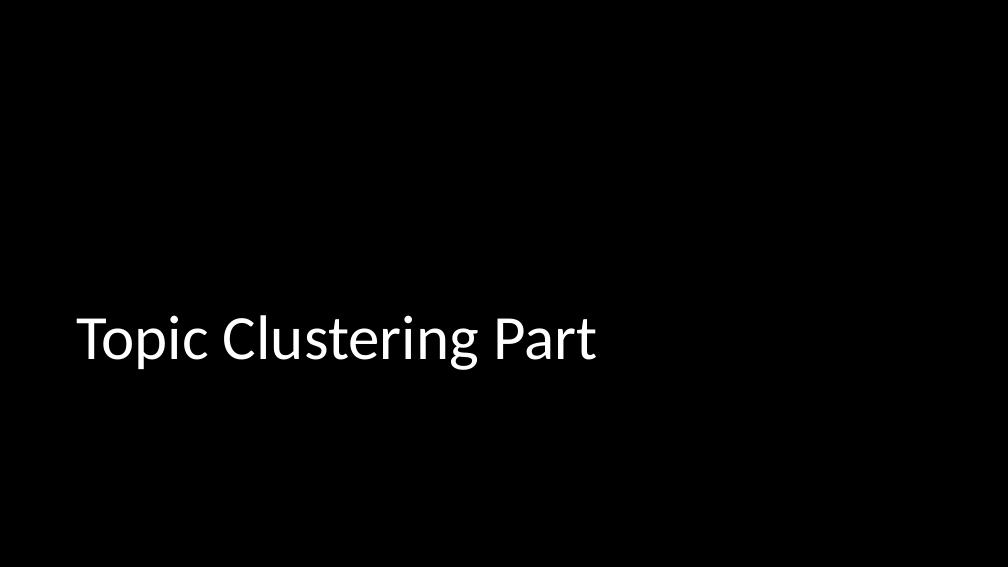
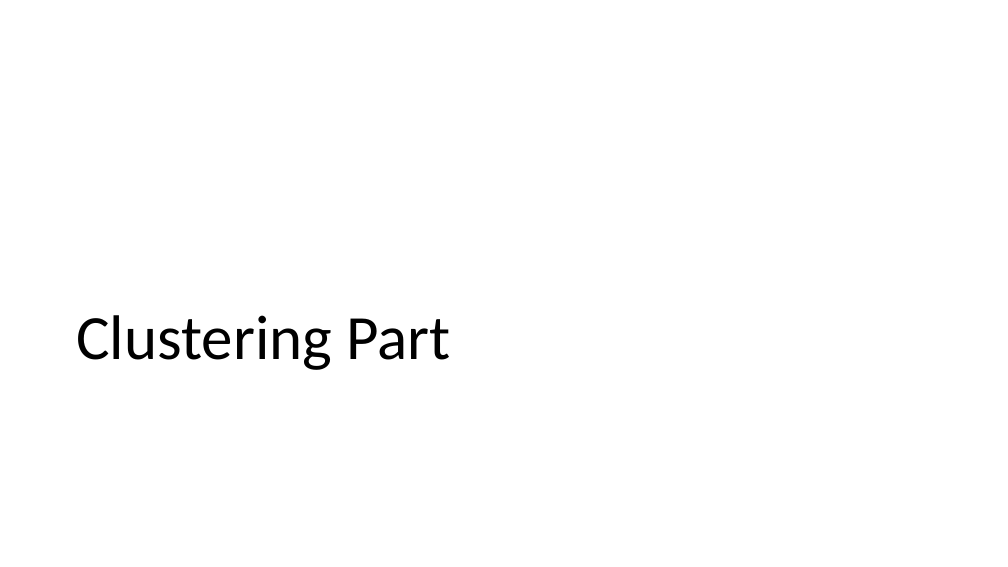
Before and after one commit to ZhongTing/HotTopicDetection, a slide deck: slide 9 of Hot-Topic-Detection.pptx (slide 10 before the commit). Drawn at 1008x567 pixels with LibreOffice and Linux fonts; fonts in the diff are those of the drawing. Boxes give left, top, right and bottom in pixels: in the first picture for what was removed or moved away, otherwise in the second. Text is boxed around its words. In the diff, an @@ line names an element or a change of style, - is before the commit and + after.

```diff
--- a/Hot-Topic-Detection.pptx
+++ b/Hot-Topic-Detection.pptx
@@ background #000000 to #FFFFFF @@
@@ title at [76,315,450,370]: text changed; text colour #FFFFFF to #000000 @@
-Topic Clustering Part
+Clustering Part
```
Also in this commit, not shown: 30 other slides changed, 5 slides added, 6 slides removed, 18 other files.
